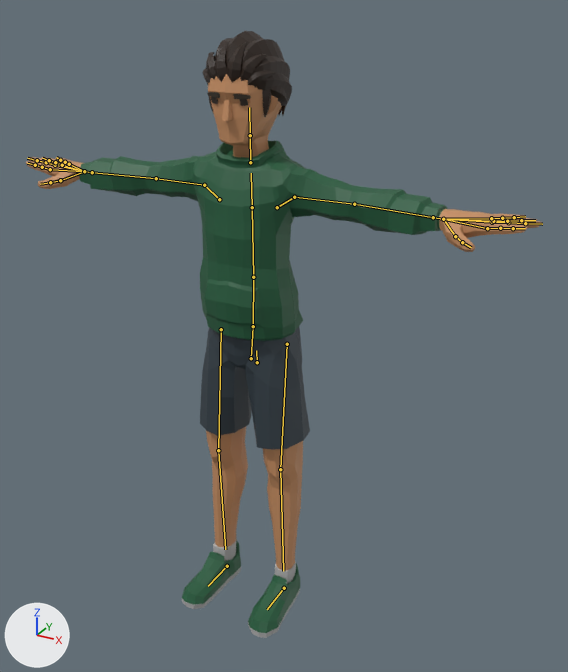
Two versions of the glTF model js/models/avatars/club-crowd-m3.glb, one commit apart.
Rendered twice from a camera (50 mm lens) standing at (1.182, -1.995, 1.965) and looking at (0.121, -0.066, 1.0). Every picture has the same lights, and +X, +Y and +Z are marked at lower left. The older version comes first. The bones that change, and the others that lie on the model, are drawn over the model as lines.

Names of what the first picture shows: 'Casual_Body'.
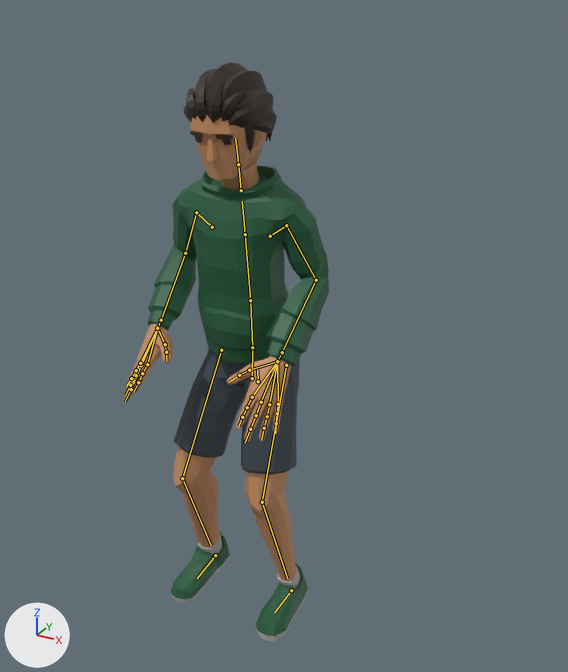
The newer file adds an action. The first version stands in its rest pose; the second is drawn at frame 35 of the action 'Groove_SideTap'.

Boxes (x1, y1, x2, y2) around the edits, measured in the pictures (568 x 672 px):
'Casual_Body', posed (60% narrower): before (26, 31, 542, 638); after (124, 62, 329, 641)
bone 'Body', root to tip: before (257, 362) to (256, 350); after (258, 381) to (257, 370)
bone 'Neck', root to tip: before (250, 162) to (250, 135); after (241, 190) to (238, 164)
bone 'Head', root to tip: before (250, 135) to (249, 107); after (238, 164) to (235, 138)
bone 'UpperArm.L', root to tip: before (294, 197) to (354, 204); after (286, 225) to (316, 280)
bone 'LowerArm.L', root to tip: before (354, 204) to (433, 217); after (316, 280) to (282, 352)
bone 'Wrist.L', root to tip: before (433, 217) to (443, 219); after (282, 352) to (277, 361)
bone 'UpperArm.R', root to tip: before (204, 185) to (156, 178); after (196, 212) to (185, 253)
bone 'LowerArm.R', root to tip: before (156, 178) to (92, 172); after (185, 253) to (161, 320)
bone 'Wrist.R', root to tip: before (92, 172) to (84, 171); after (161, 320) to (157, 328)
bone 'UpperLeg.L', root to tip: before (287, 344) to (280, 469); after (286, 365) to (262, 502)
bone 'LowerLeg.L', root to tip: before (280, 469) to (283, 571); after (262, 502) to (287, 578)
bone 'UpperLeg.R', root to tip: before (221, 329) to (218, 450); after (221, 350) to (182, 478)
bone 'LowerLeg.R', root to tip: before (218, 450) to (225, 549); after (182, 478) to (211, 545)
bone 'Foot.L', root to tip: before (284, 588) to (267, 609); after (291, 590) to (274, 612)
bone 'Foot.R', root to tip: before (227, 566) to (208, 586); after (215, 555) to (197, 578)

What the commit changed:
Bone 'Body' (bone_body) moves from (0.0, 0.0, 0.0) to (0.004, -0.067, 0.0).
Bone 'Body' (bone_body) turns from (0, 0, 0) to (4, 0, 0) degrees about its own x, y and z.
Bone 'Neck' (bone_neck) turns from (0, 0, 0) to (2, 0, 0) degrees about its own x, y and z.
Bone 'Head' (bone_head) turns from (0, 0, 0) to (3, -1, 0) degrees about its own x, y and z.
Bone 'UpperArm.L' (bone_upperarm_l) turns from (0, 0, 0) to (-64, 2, 12) degrees about its own x, y and z.
Bone 'LowerArm.L' (bone_lowerarm_l) turns from (0, 0, 0) to (-37, 29, -69) degrees about its own x, y and z.
Bone 'Wrist.L' (bone_wrist_l) turns from (0, 0, 0) to (-1, -3, -4) degrees about its own x, y and z.
Bone 'UpperArm.R' (bone_upperarm_r) turns from (0, 0, 0) to (-60, -3, -15) degrees about its own x, y and z.
Bone 'LowerArm.R' (bone_lowerarm_r) turns from (0, 0, 0) to (-38, -27, 76) degrees about its own x, y and z.
Bone 'Wrist.R' (bone_wrist_r) turns from (0, 0, 0) to (-1, 2, 4) degrees about its own x, y and z.
Bone 'UpperLeg.L' (bone_upperleg_l) turns from (0, 0, 0) to (-1, 0, 24) degrees about its own x, y and z.
Bone 'LowerLeg.L' (bone_lowerleg_l) turns from (0, 0, 0) to (36, 1, 0) degrees about its own x, y and z.
Bone 'UpperLeg.R' (bone_upperleg_r) turns from (0, 0, 0) to (-3, -1, -29) degrees about its own x, y and z.
Bone 'LowerLeg.R' (bone_lowerleg_r) turns from (0, 0, 0) to (45, -2, 0) degrees about its own x, y and z.
Bone 'Foot.L' (bone_foot_l) moves from (0.0, 0.0, 0.0) to (0.03, 0.0, 0.0).
Bone 'Foot.R' (bone_foot_r) moves from (0.0, 0.0, 0.0) to (-0.046, 0.004, -0.032).
Bone 'Foot.R' (bone_foot_r) turns from (0, 0, 0) to (7, 0, 0) degrees about its own x, y and z.
